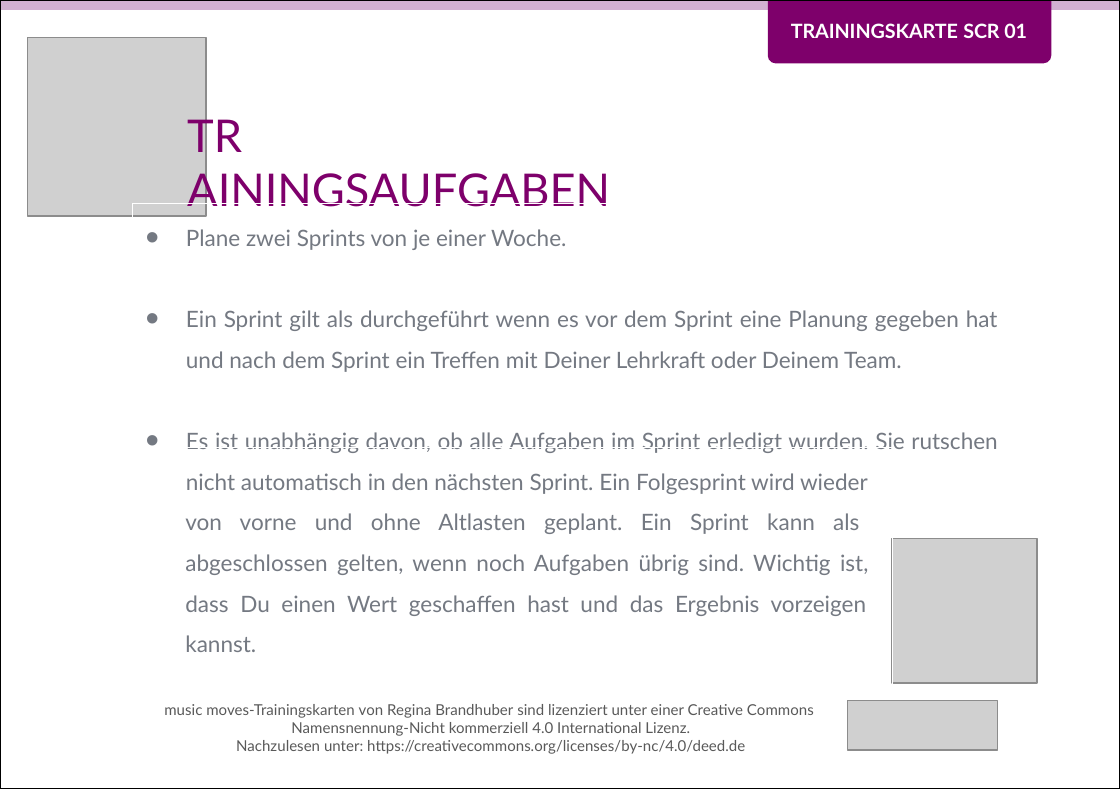
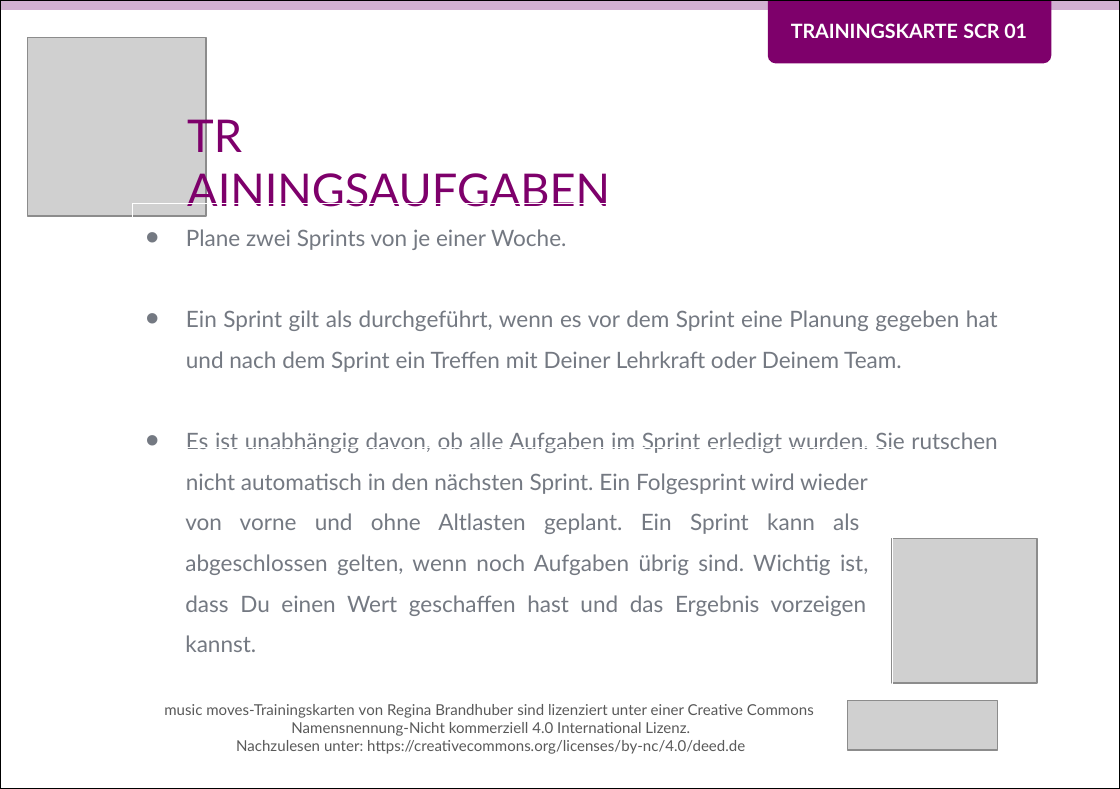
Before and after one commit to Teamtool/training-materials, a slide deck: slide 2 of training-cards/music moves/Scrum (SCR)/ger/apprentice/ger_SCR_01_Dauerlauf_mit_Sprints_MM_A.pptx. Drawn at 1120x789 pixels with LibreOffice and Linux fonts; fonts in the diff are those of the drawing; grey boxes stand for pictures. Boxes give left, top, right and bottom in pixels: in the first picture for what was removed or moved away, otherwise in the second. Text is boxed around its words. In the diff, an @@ line names an element or a change of style, - is before the commit and + after.

```diff
--- a/training-cards/music moves/Scrum (SCR)/ger/apprentice/ger_SCR_01_Dauerlauf_mit_Sprints_MM_A.pptx
+++ b/training-cards/music moves/Scrum (SCR)/ger/apprentice/ger_SCR_01_Dauerlauf_mit_Sprints_MM_A.pptx
@@ text in rectangle at (x1=186, y1=310, x2=998, y2=372): text changed @@
-• Ein Sprint gilt als durchgeführt wenn es vor dem Sprint eine Planung gegeben hat und nach dem Sprint ein Treffen mit Deiner Lehrkraft oder Deinem Team.
+• Ein Sprint gilt als durchgeführt, wenn es vor dem Sprint eine Planung gegeben hat und nach dem Sprint ein Treffen mit Deiner Lehrkraft oder Deinem Team.
```
Also in this commit, not shown: 1 other slide changed, 1 other file.
